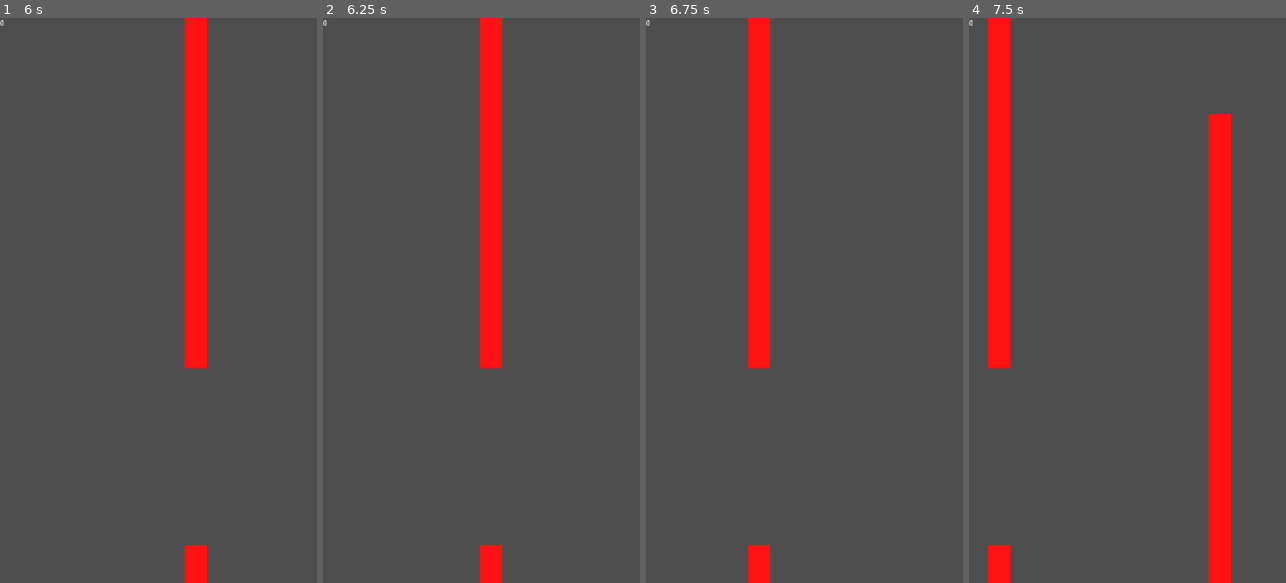
Above: before the commit, frames 1-4 (left to right).
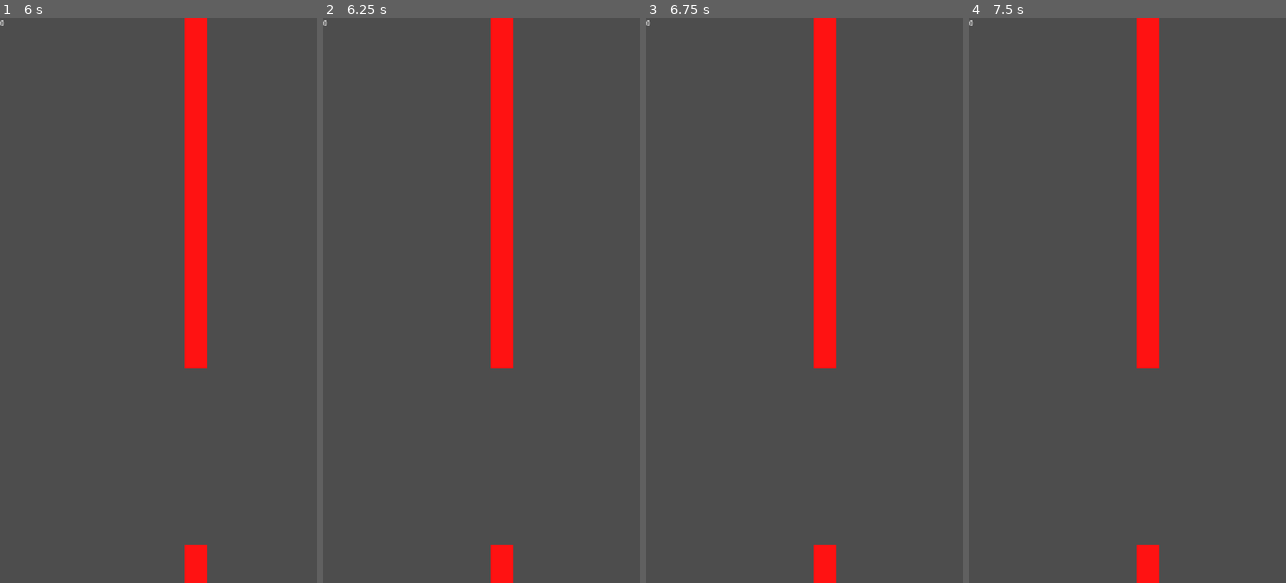
Above: after the commit, the same moments.

Repository: ilcubo/flappybird
Game: Godot game, scene res://world.tscn
Two runs of this game, one before a commit and one after it. Both use one fixed random seed, a clock stepped at 60 frames per second and the inputs below. The project has no main scene, so this scene is started directly. The engine's default icon, where the game draws it, is replaced by a stand-in: a white triangle on a blue panel in a dark square.
Inputs:
- Up to frame 1 (6 s): tap Enter (ui_accept) at 0.5, 0.77, 1.52, 3.02, 3.77, 4.52 s
- Up to frame 2 (6.25 s): tap Enter (ui_accept) at 6.02 s
- Up to frame 3 (6.75 s): no input
- Up to frame 4 (7.5 s): tap Enter (ui_accept) at 6.77 s

Frame 1 is identical in both runs. In frame 2, 4.7% of the frame differs, in the area x 49-60%, y 0-100%; in frame 3, 9.6%; in frame 4, 16%, in the area x 6-83%, y 0-100%.

Commit message:
🚧 Pause the game when hitting obstacle

Diff:
--- a/bird.gd
+++ b/bird.gd
@@ -5,6 +5,11 @@
 
 
 func _physics_process(delta: float) -> void:
+	var collision : KinematicCollision2D = get_last_slide_collision()
+	if collision != null:
+		print("died")
+		get_tree().paused = true
+
 	# Add the gravity.
 	if not is_on_floor():
 		velocity += get_gravity() * delta
--- a/obstacle.tscn
+++ b/obstacle.tscn
@@ -59,5 +59,4 @@
 offset_bottom = 600.0
 color = Color(1, 0.06999999, 0.06999999, 1)
 
-[connection signal="area_entered" from="Area2D" to="." method="_on_area_2d_area_entered"]
 [connection signal="body_entered" from="Area2D" to="." method="_on_area_2d_body_entered"]
